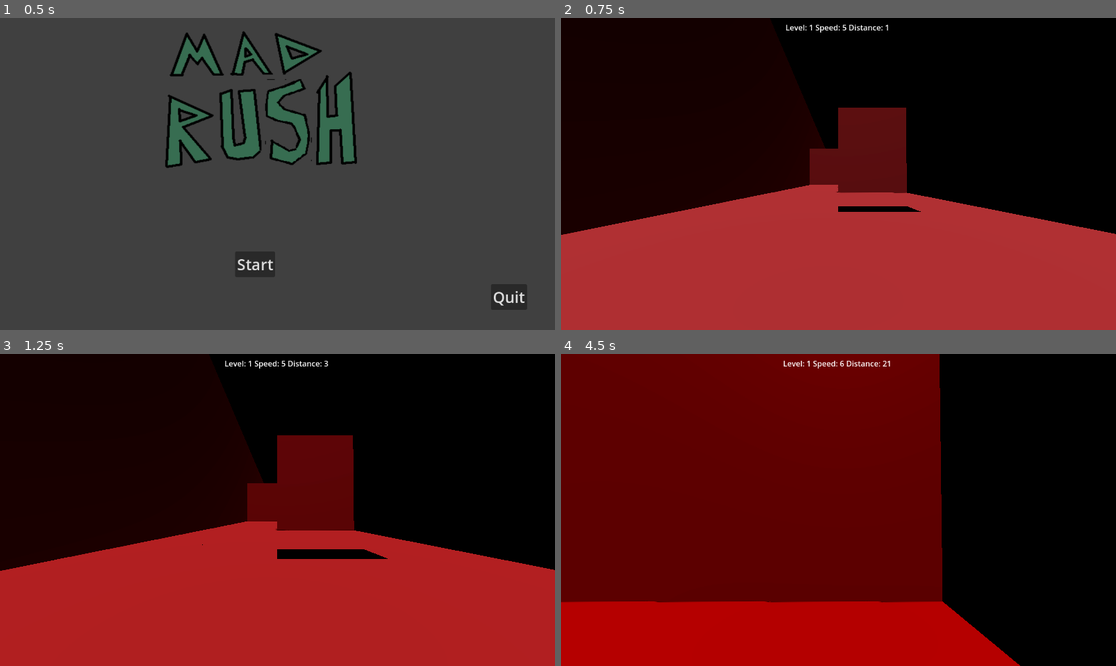
Above: before the commit, frames 1-4 (two rows, left to right).
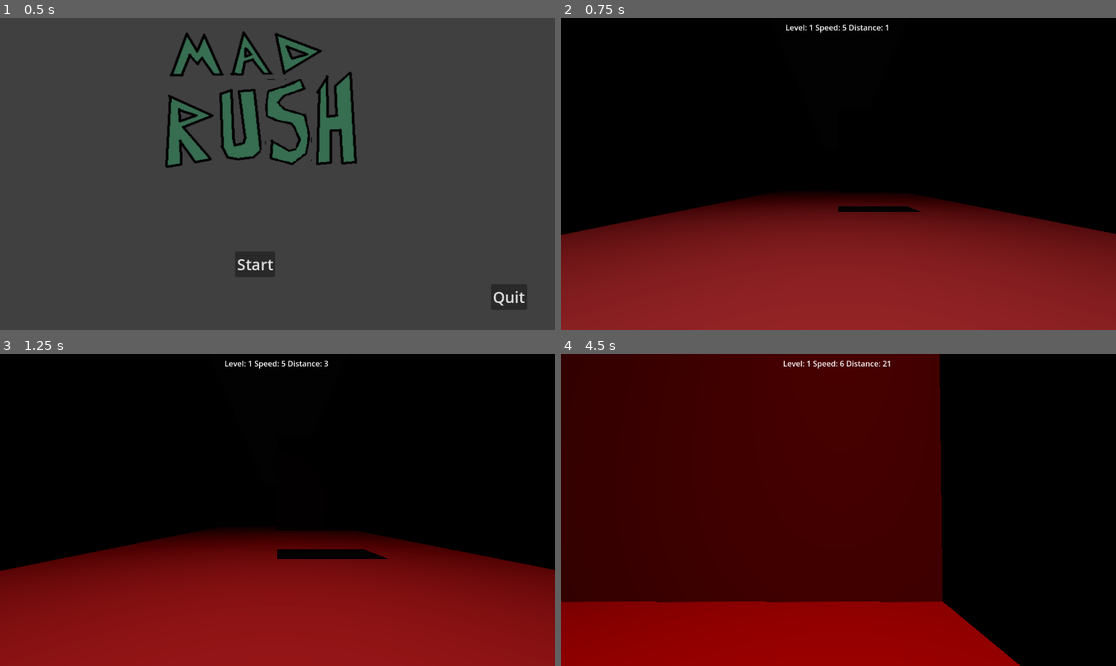
Above: after the commit, the same moments.

Repository: finalsabbath/3d-runner
Game: Godot game, scene res://scenes/main_menu.tscn
Same seed, same stepped clock (60 frames per second), same inputs: the game is played once before the commit and once after it.
Inputs:
- Up to frame 1 (0.5 s): no input
- Up to frame 2 (0.75 s): click "Start" at 0.5 s
- Up to frame 3 (1.25 s): no input
- Up to frame 4 (4.5 s): hold Right (move_right) 1.28-2.03 s; tap Space (jump) at 1.52, 2.27, 3.77 s; hold Down (ui_down) 2.03-2.78 s; hold Right (move_right) 2.78-3.53 s; hold Up (ui_up) 3.53-4.28 s; hold Left (move_left) from 4.28 s (still down)

Frame 1 is identical in both runs. In frame 2, 49% of the frame differs, in the area x 0-100%, y 19-100%; in frame 3, 51%; in frame 4, 70%, in the area x 0-83%, y 0-100%.

Commit message:
swap to compatibility mode to make it easier to test for web exports.  Change from volumetric fog to fog due to supportability in compatibility

Diff:
--- a/3d-runner/project.godot
+++ b/3d-runner/project.godot
@@ -45,3 +45,8 @@
 , Object(InputEventJoypadButton,"resource_local_to_scene":false,"resource_name":"","device":-1,"button_index":0,"pressure":0.0,"pressed":true,"script":null)
 ]
 }
+
+[rendering]
+
+renderer/rendering_method="gl_compatibility"
+renderer/rendering_method.mobile="gl_compatibility"
--- a/3d-runner/scenes/world.tscn
+++ b/3d-runner/scenes/world.tscn
@@ -18,8 +18,13 @@
 background_color = Color(0.314009, 1.3266e-06, 8.90419e-07, 1)
 sky = SubResource("Sky_nnsk1")
 tonemap_mode = 2
+sdfgi_bounce_feedback = 1.78
 glow_enabled = true
-volumetric_fog_enabled = true
+fog_enabled = true
+fog_light_color = Color(0, 0, 0, 1)
+fog_density = 0.15
+fog_depth_begin = 0.0
+fog_depth_end = 1768.4
 volumetric_fog_density = 0.1787
 volumetric_fog_albedo = Color(0.245606, 0.06798, 0.0795562, 1)
 volumetric_fog_ambient_inject = 4.16
